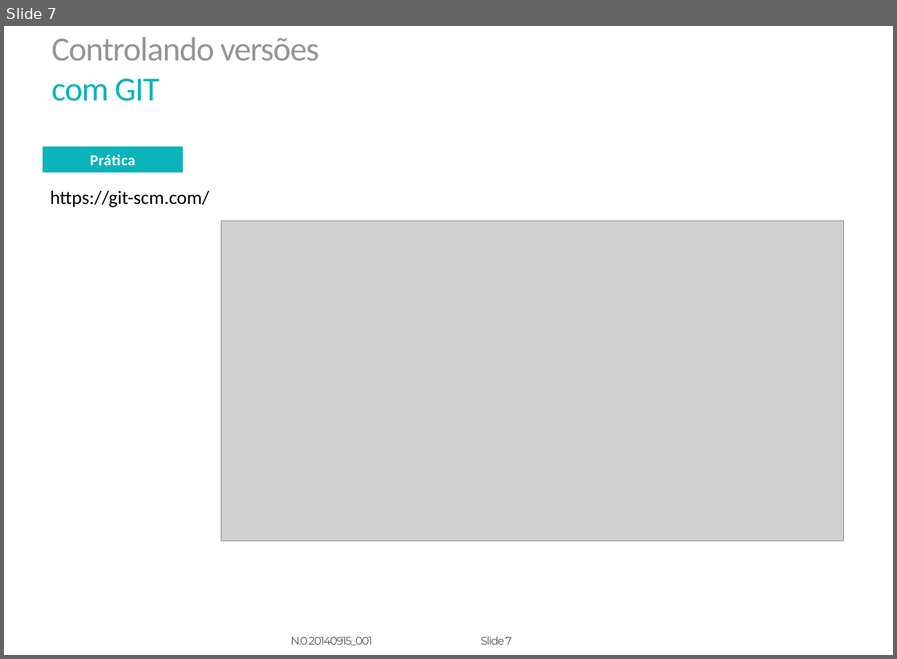
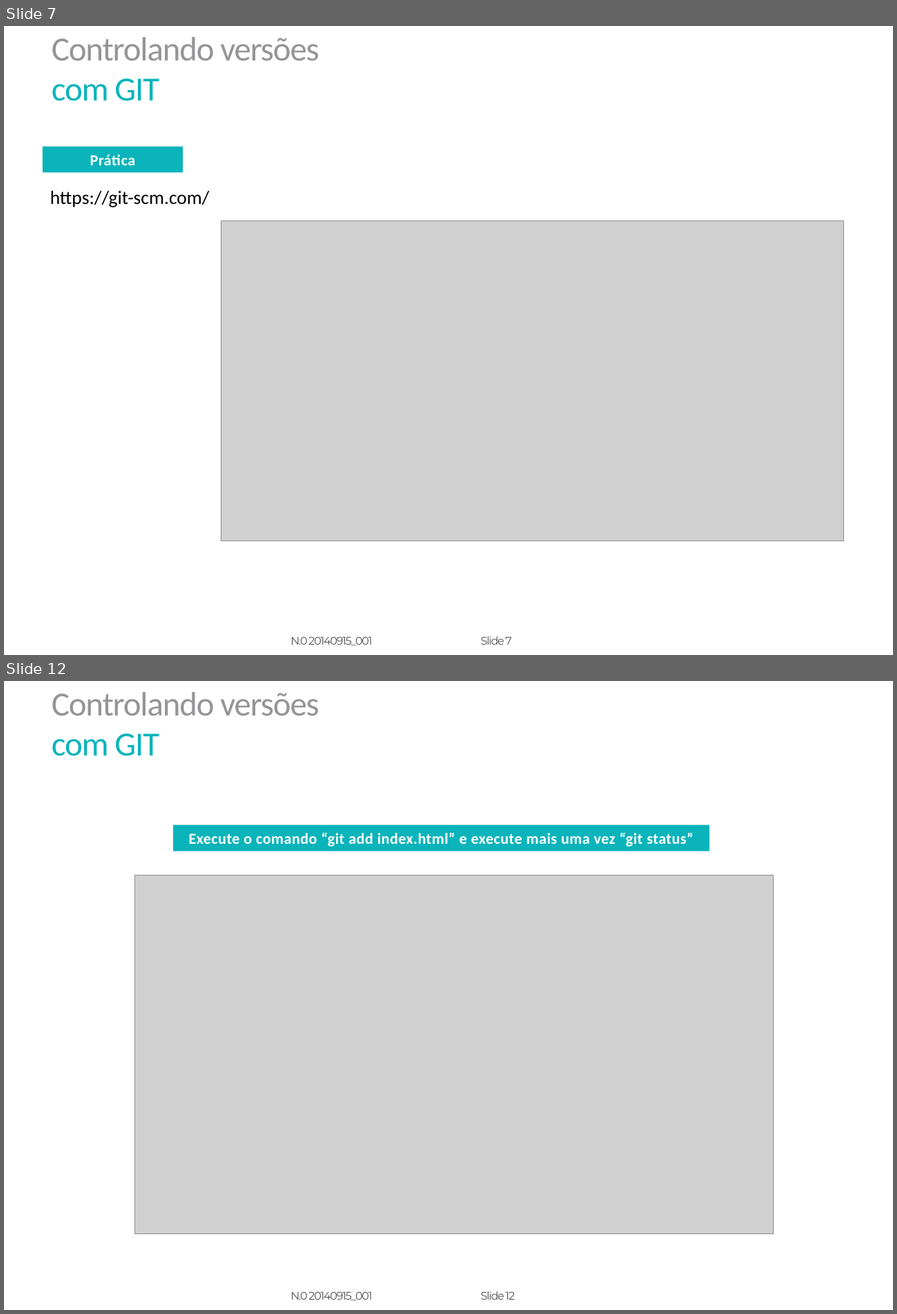
Before and after one commit to caused/git-workshop, a slide deck: Slides.pptx. Shown one above the other, each under a label of ours: slide 7 before the commit, slides 7 and 12 after it; the slides between them are not shown. The pictures are 897x659 and 897x1314 pixels, drawn with LibreOffice and Linux fonts; fonts in the diff are those of the drawing; grey boxes stand for pictures; background and template pictures are left out. Boxes give left, top, right and bottom in pixels: in the first picture for what was removed or moved away, otherwise in the second. Text is boxed around its words. In the diff, an @@ line names an element or a change of style, - is before the commit and + after.

```diff
--- a/Slides.pptx
+++ b/Slides.pptx
@@ slide 12 added at box(4, 681, 893, 1310), background picture (left out); not listed: 4 template elements that a slide beside it also shows @@
@@ rectangle added at box(174, 825, 709, 851), fill #0AB4BA, 14.5 pt, text #FFFFFF, bold @@
+Execute o comando “git add index.html” e execute mais uma vez “git status”
@@ picture added at box(135, 875, 773, 1234) @@
```
Also in this commit, not shown: 9 other slides added.
